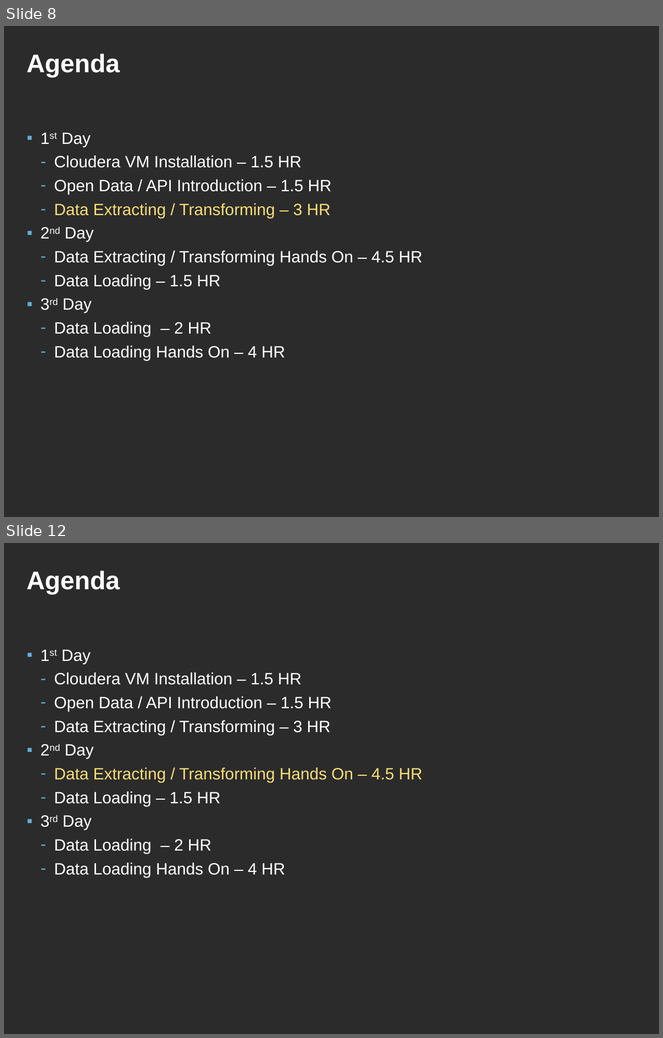
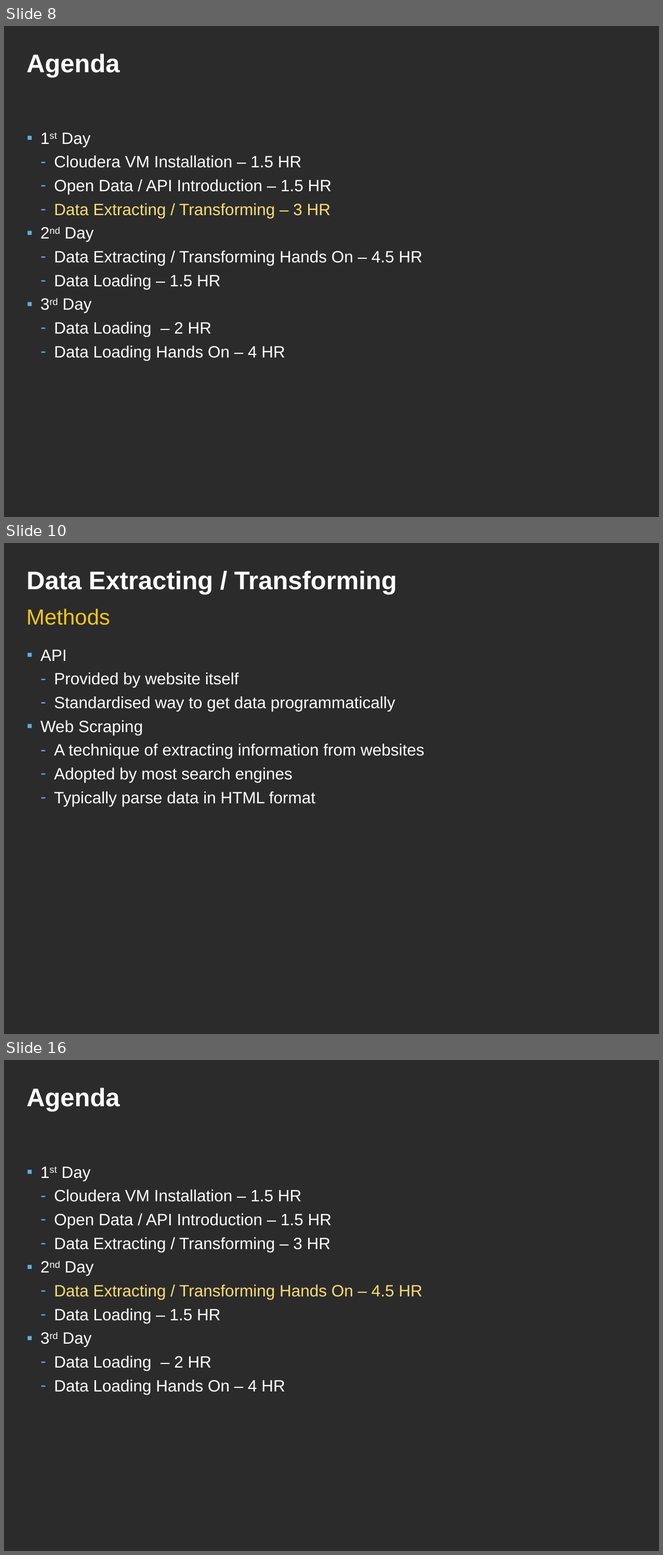
Before and after one commit to ianlin/small-data, a slide deck: training/data_etl.ppt. Shown one above the other, each under a label of ours: slides 8 and 12 before the commit, slides 8, 10 and 16 after it; the slides between them are not shown. The pictures are 663x1038 and 663x1555 pixels, drawn with LibreOffice and Linux fonts; fonts in the diff are those of the drawing; background and template pictures are left out; a plain dark background stands for a picture behind light text. Boxes give left, top, right and bottom in pixels: in the first picture for what was removed or moved away, otherwise in the second. Text is boxed around its words. In the diff, an @@ line names an element or a change of style, - is before the commit and + after.

```diff
--- a/training/data_etl.ppt
+++ b/training/data_etl.ppt
@@ slide 10 added at box(4, 543, 659, 1034), background picture (left out) @@
@@ title added at box(26, 571, 397, 594), 28 pt, text #FFFFFF, bold @@
+Data Extracting / Transforming
@@ text added at box(26, 609, 110, 625), 24 pt, text #F1C81B @@
+Methods
@@ text added at box(40, 650, 425, 807), 18 pt, text #FFFFFF @@
+▪ API
+  – Provided by website itself
+  – Standardised way to get data programmatically
+▪ Web Scraping
+  – A technique of extracting information from websites
+  – Adopted by most search engines
+  – Typically parse data in HTML format
@@ what was slide 12 is now slide 16 @@
```
Also in this commit, not shown: 4 slides changed, 5 other slides added, 2 slides removed.
